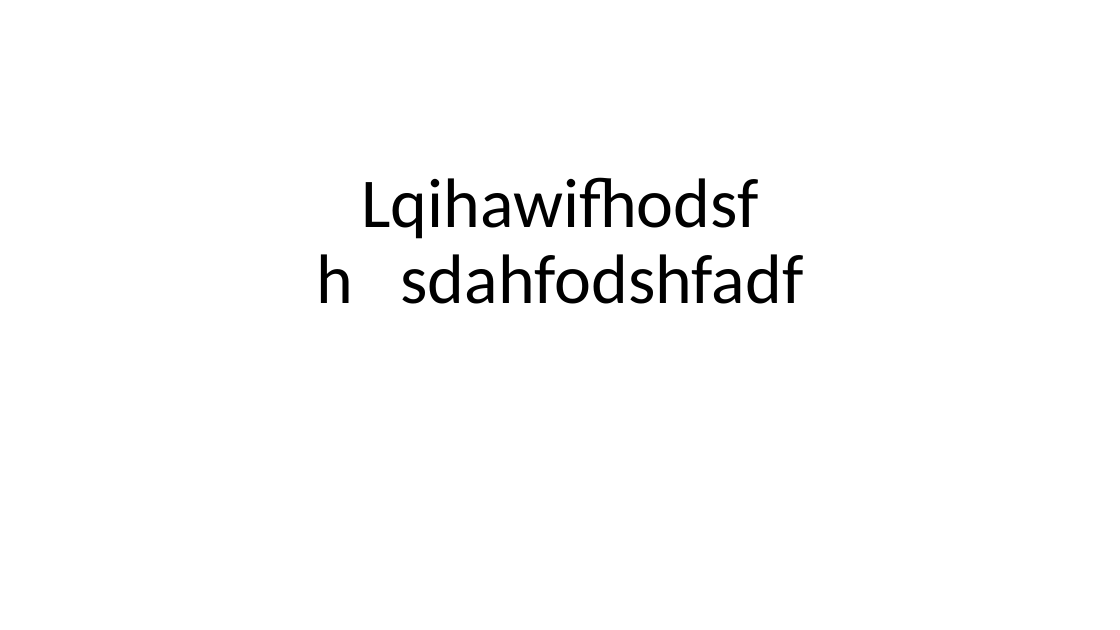
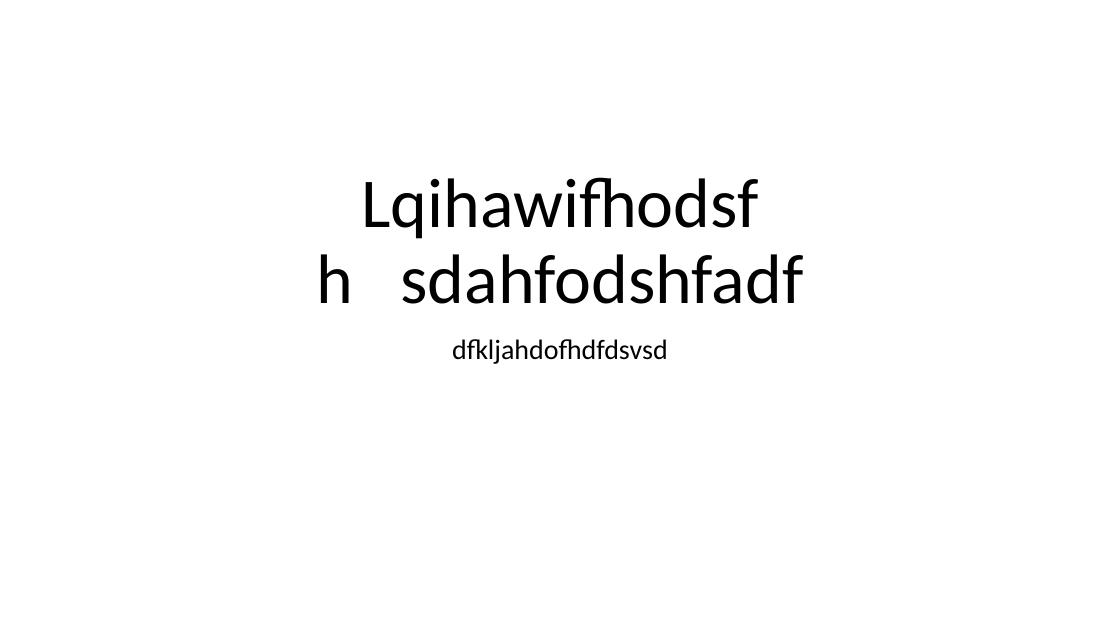
Before and after one commit to GitHub-SK1995/GitPractice, a slide deck: slide 1 of PPT.pptx. Drawn at 1120x630 pixels with LibreOffice and Linux fonts; fonts in the diff are those of the drawing. Boxes give left, top, right and bottom in pixels: in the first picture for what was removed or moved away, otherwise in the second. Text is boxed around its words. In the diff, an @@ line names an element or a change of style, - is before the commit and + after.

Commit message:
Modified PPT

```diff
--- a/PPT.pptx
+++ b/PPT.pptx
@@ subtitle added at box(452, 339, 668, 364), 24 pt, text #000000 @@
+dfkljahdofhdfdsvsd
```
